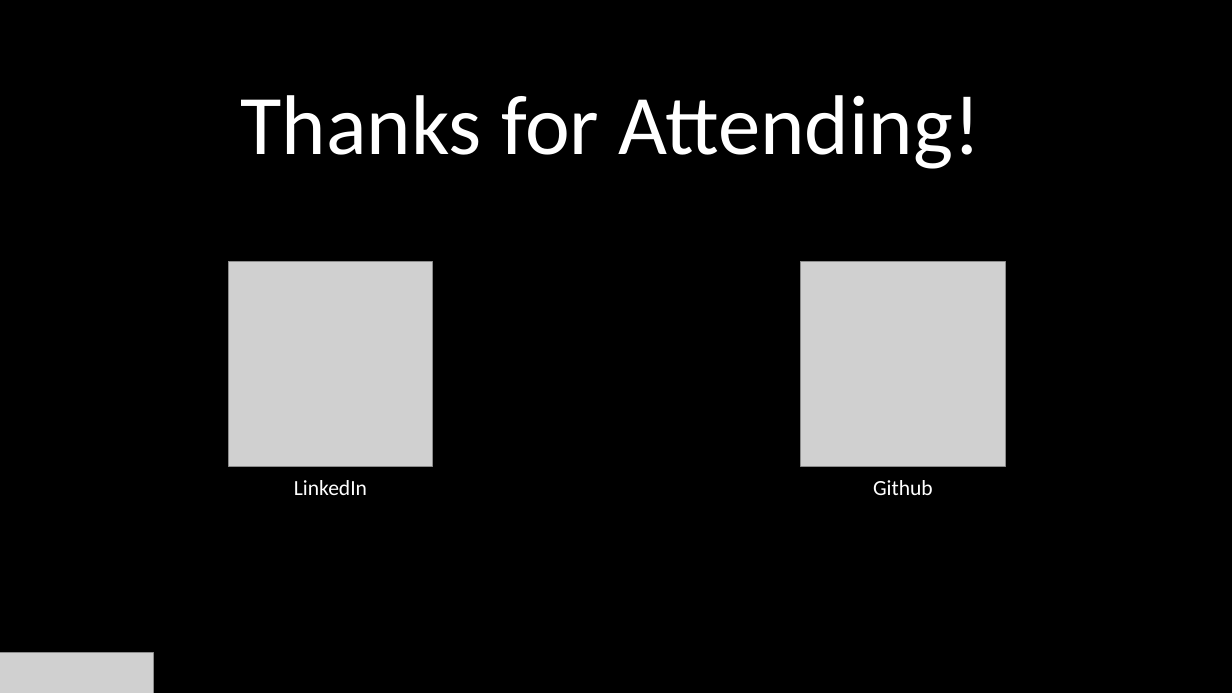
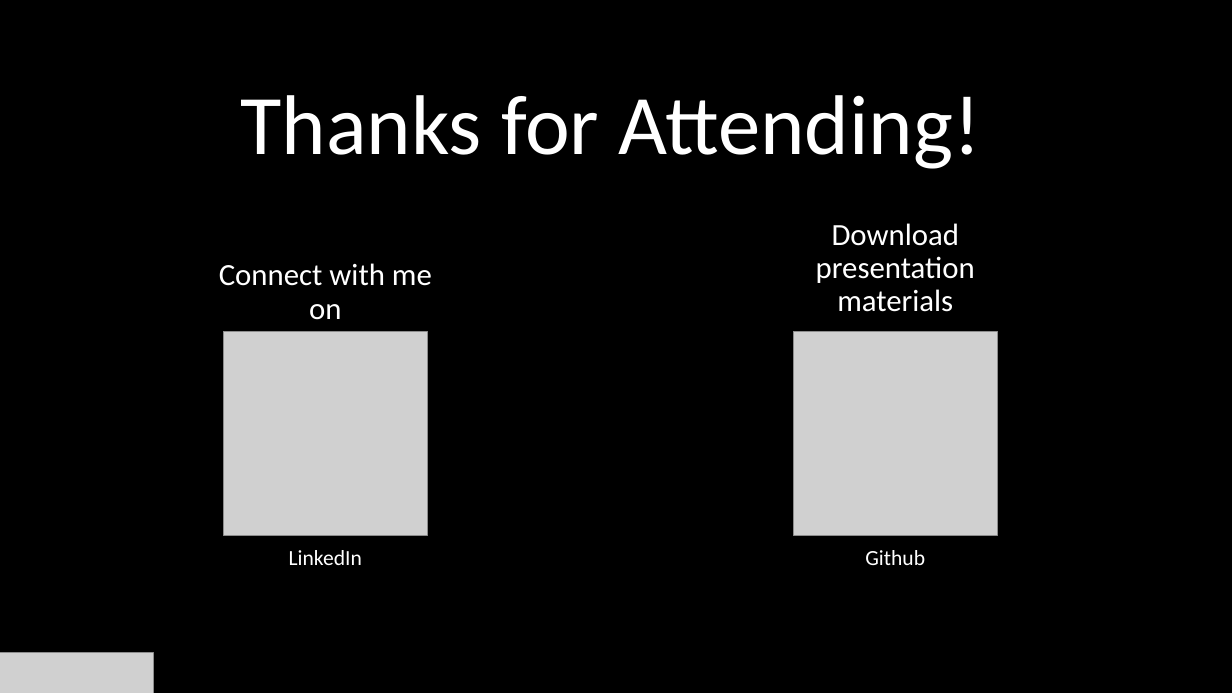
Before and after one commit to billkindle/FWVMUG_June_2020_Enterprise_Monitoring_With_Zabbix, a slide deck: slide 18 of FWVMUG_June_2020_Monitoring_ESXi_Zabbix.pptx (slide 17 before the commit). Drawn at 1232x693 pixels with LibreOffice and Linux fonts; fonts in the diff are those of the drawing; grey boxes stand for pictures; background and template pictures are left out. Boxes give left, top, right and bottom in pixels: in the first picture for what was removed or moved away, otherwise in the second. Text is boxed around its words. In the diff, an @@ line names an element or a change of style, - is before the commit and + after.

```diff
--- a/FWVMUG_June_2020_Monitoring_ESXi_Zabbix.pptx
+++ b/FWVMUG_June_2020_Monitoring_ESXi_Zabbix.pptx
@@ text added at bbox=[816, 223, 975, 312], 24 pt, text #FFFFFF @@
+Download presentation materials
@@ text added at bbox=[219, 263, 432, 320], 24 pt, text #FFFFFF @@
+Connect with me on
@@ 2 pictures, 2 texts: place and size @@
-2 pictures, 2 texts at bbox=[228, 262, 1005, 495]
+2 pictures, 2 texts at bbox=[223, 331, 997, 565]
```
Also in this commit, not shown: 5 other slides changed, 4 slides added, 3 slides removed.
